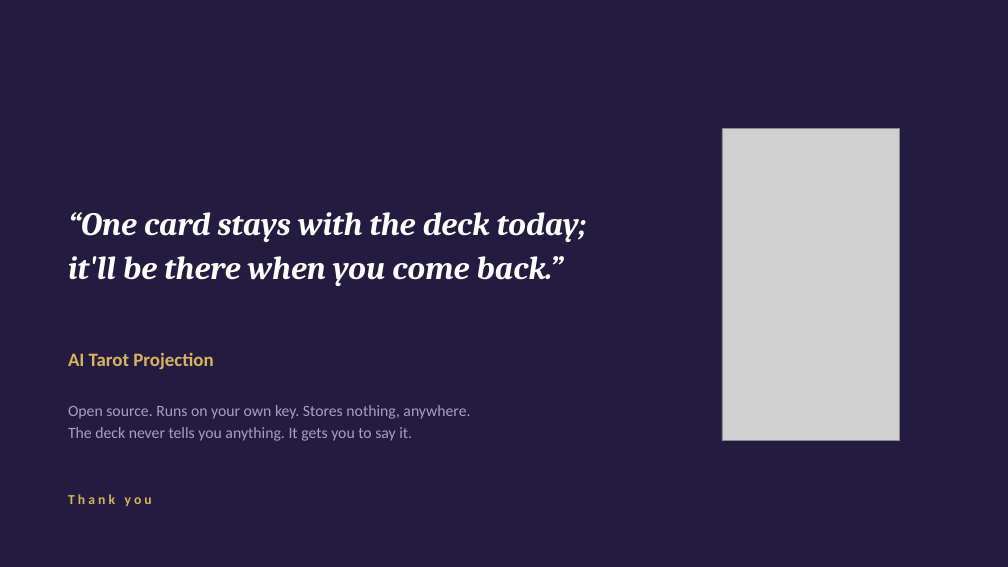
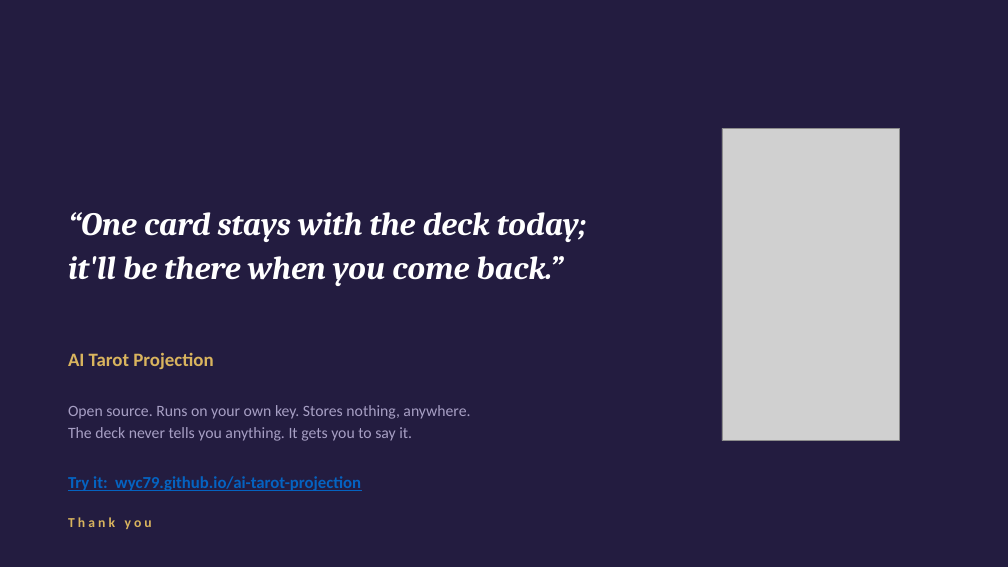
Before and after one commit to wyc79/ai-tarot-projection, a slide deck: slide 11 of ai-tarot-projection-pitch.pptx. Drawn at 1008x567 pixels with LibreOffice and Linux fonts; fonts in the diff are those of the drawing; grey boxes stand for pictures. Boxes give left, top, right and bottom in pixels: in the first picture for what was removed or moved away, otherwise in the second. Text is boxed around its words. In the diff, an @@ line names an element or a change of style, - is before the commit and + after.

```diff
--- a/ai-tarot-projection-pitch.pptx
+++ b/ai-tarot-projection-pitch.pptx
@@ text added at [68,476,361,491], 16 pt, text #0563C1, bold, underline @@
+Try it: wyc79.github.io/ai-tarot-projection
@@ text "Thank you": place and size @@
-text "Thank you" at [68,494,152,506]
+text "Thank you" at [68,517,152,529]
```
Also in this commit, not shown: 2 other slides changed.
